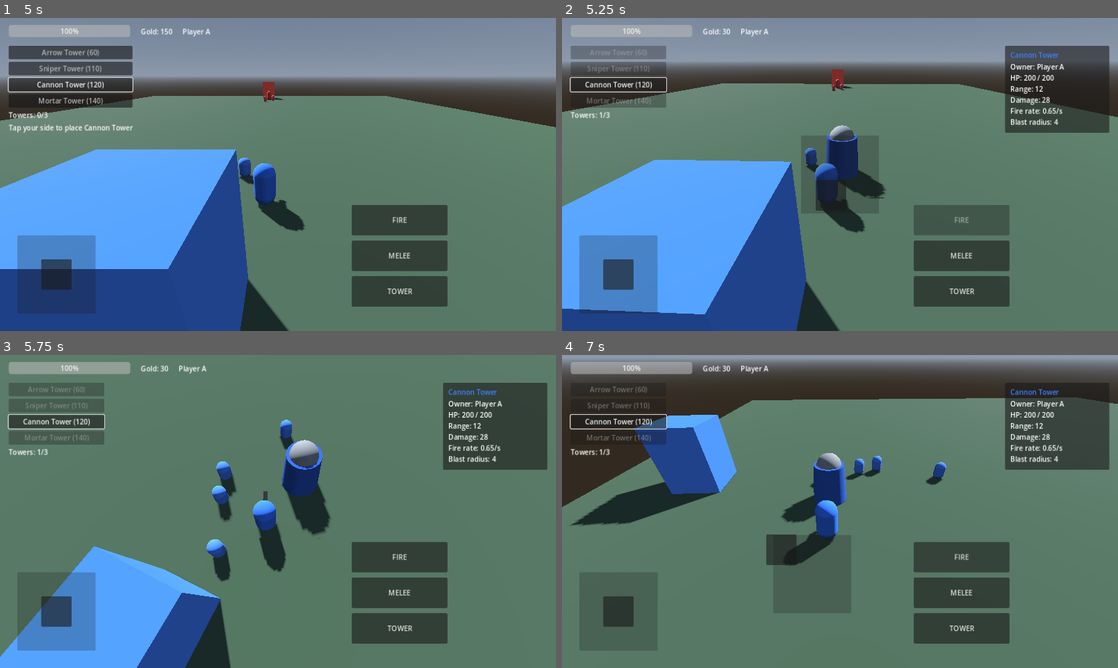
Above: before the commit, frames 1-4 (two rows, left to right).
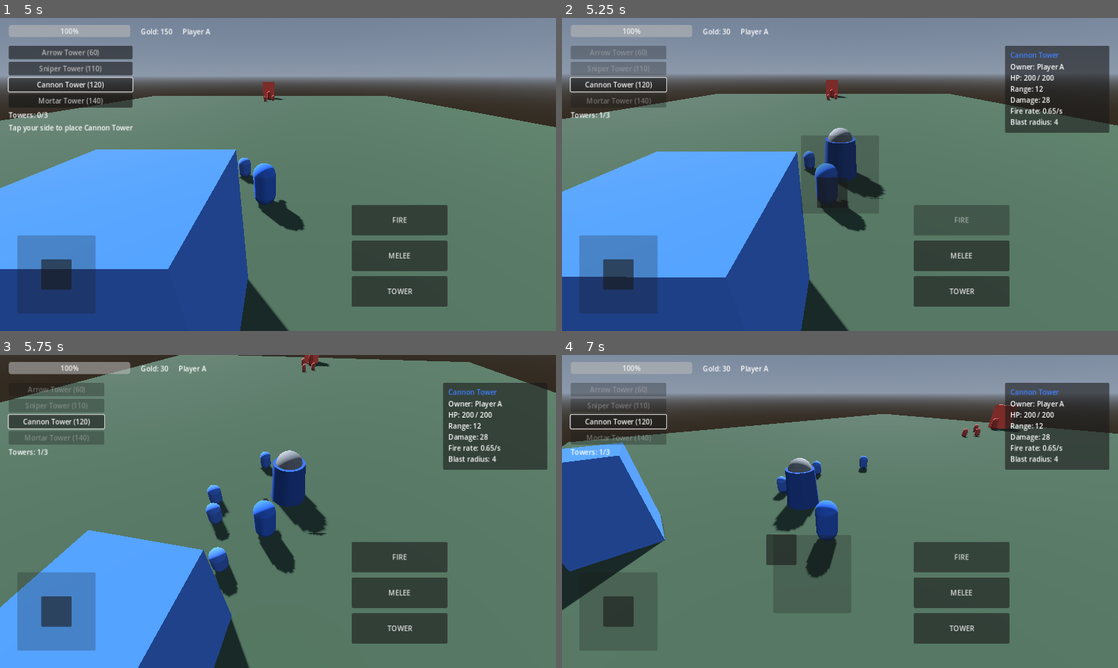
Above: after the commit, the same moments.

Repository: KevinFrazier/TerrariumGame
Game: Godot game, scene res://scenes/ui/lobby.tscn
Same seed, same stepped clock (60 frames per second), same inputs: the game is played once before the commit and once after it.
Inputs (mouse positions are in pixels of both pictures, inside the frame that each line leads up to):
- Up to frame 1 (5 s): click "Start Match" at 0.5 s; click "Arrow Tower (60)" at 1.25 s; click "Arrow Tower (60)" at 2 s; click "Sniper Tower (110)" at 2.75 s; click "Cannon Tower (120)" at 3.5 s; drag from (55, 274) to (333, 105) at 4.27 s
- Up to frame 2 (5.25 s): drag from (840, 174) to (812, 237) at 5.02 s
- Up to frame 3 (5.75 s): no input
- Up to frame 4 (7 s): move the mouse to (895, 442) at 5.77 s; hold D (move_right) 5.78-6.5 s; tap Left (aim_left) at 5.85 s; drag from (812, 574) to (673, 464) at 6.52 s

Frame 1 is identical in both runs. In frame 2, 14% of the frame differs, in the area x 0-100%, y 14-100%; in frame 3, 13%; in frame 4, 31%, in the area x 0-100%, y 2-82%.

Commit message:
Add adjustable aim sensitivity (half by default) and a rescaled dead zone
Aim sensitivity now scales the joystick output via GameState.aim_sensitivity
(default 0.5 = half), applied to the aim stick on HUD ready and adjustable at
runtime through VirtualJoystick.set_sensitivity. The joystick dead zone is now a
properly rescaled radial dead zone so output ramps smoothly from 0 to 1 past the
threshold instead of snapping.

https://claude.ai/code/session_01Skn99HhTrFfZzm87aCd6zC

Diff:
--- a/scripts/autoload/game_state.gd
+++ b/scripts/autoload/game_state.gd
@@ -9,6 +9,7 @@
 var winner: Team.Id = Team.Id.NEUTRAL
 var match_active: bool = false
 var selected_tower: TowerDefinition          ## Tower type the build menu/throw will place.
+var aim_sensitivity: float = 0.5             ## Aim stick sensitivity; 1.0 = full, 0.5 = half (default).
 
 var _currency := {Team.Id.A: 0, Team.Id.B: 0}
 var _tower_count := {Team.Id.A: 0, Team.Id.B: 0}
--- a/scripts/ui/hud.gd
+++ b/scripts/ui/hud.gd
@@ -32,6 +32,7 @@
 	melee_button.text = "MELEE"
 	back_button.pressed.connect(_on_back_pressed)
 	tower_button.toggled.connect(_on_tower_toggled)
+	aim_stick.set_sensitivity(GameState.aim_sensitivity)
 	EventBus.currency_changed.connect(_on_currency_changed)
 
 func _on_tower_toggled(pressed: bool) -> void:
--- a/scripts/ui/virtual_joystick.gd
+++ b/scripts/ui/virtual_joystick.gd
@@ -13,7 +13,8 @@
 
 signal value_changed(value: Vector2)
 
-@export var dead_zone: float = 0.15
+@export var dead_zone: float = 0.15      ## radial dead zone as a fraction of full deflection
+@export var sensitivity: float = 1.0     ## scales output magnitude (the aim stick lowers this)
 @export var floating: bool = false      ## spawn at the touch point, read input globally
 @export var float_radius: float = 90.0  ## drag radius (px) in floating mode
 
@@ -36,6 +37,10 @@
 
 func get_value() -> Vector2:
 	return _value
+
+## Runtime-adjustable aim/move sensitivity (1.0 = full deflection maps to full output).
+func set_sensitivity(value: float) -> void:
+	sensitivity = maxf(value, 0.0)
 
 func _radius() -> float:
 	if floating:
@@ -100,18 +105,22 @@
 
 func _drag(pos: Vector2) -> void:
 	var center := _stick_center()
-	var offset := pos - center
 	var r := _radius()
 	if r <= 0.0:
 		return
-	var v := offset / r
-	if v.length() > 1.0:
-		v = v.normalized()
-	if v.length() < dead_zone:
+	var v := (pos - center) / r
+	var mag := v.length()
+	if mag <= dead_zone:
 		v = Vector2.ZERO
-	_value = v
+	else:
+		# Rescale the live range past the dead zone so output ramps 0 -> 1 with no
+		# jump at the dead zone edge.
+		mag = minf(mag, 1.0)
+		var denom := maxf(1.0 - dead_zone, 0.001)
+		v = v.normalized() * ((mag - dead_zone) / denom)
 	if _knob:
 		_knob.position = center + v * r - _knob.size * 0.5
+	_value = v * sensitivity
 	value_changed.emit(_value)
 
 func _release() -> void:
